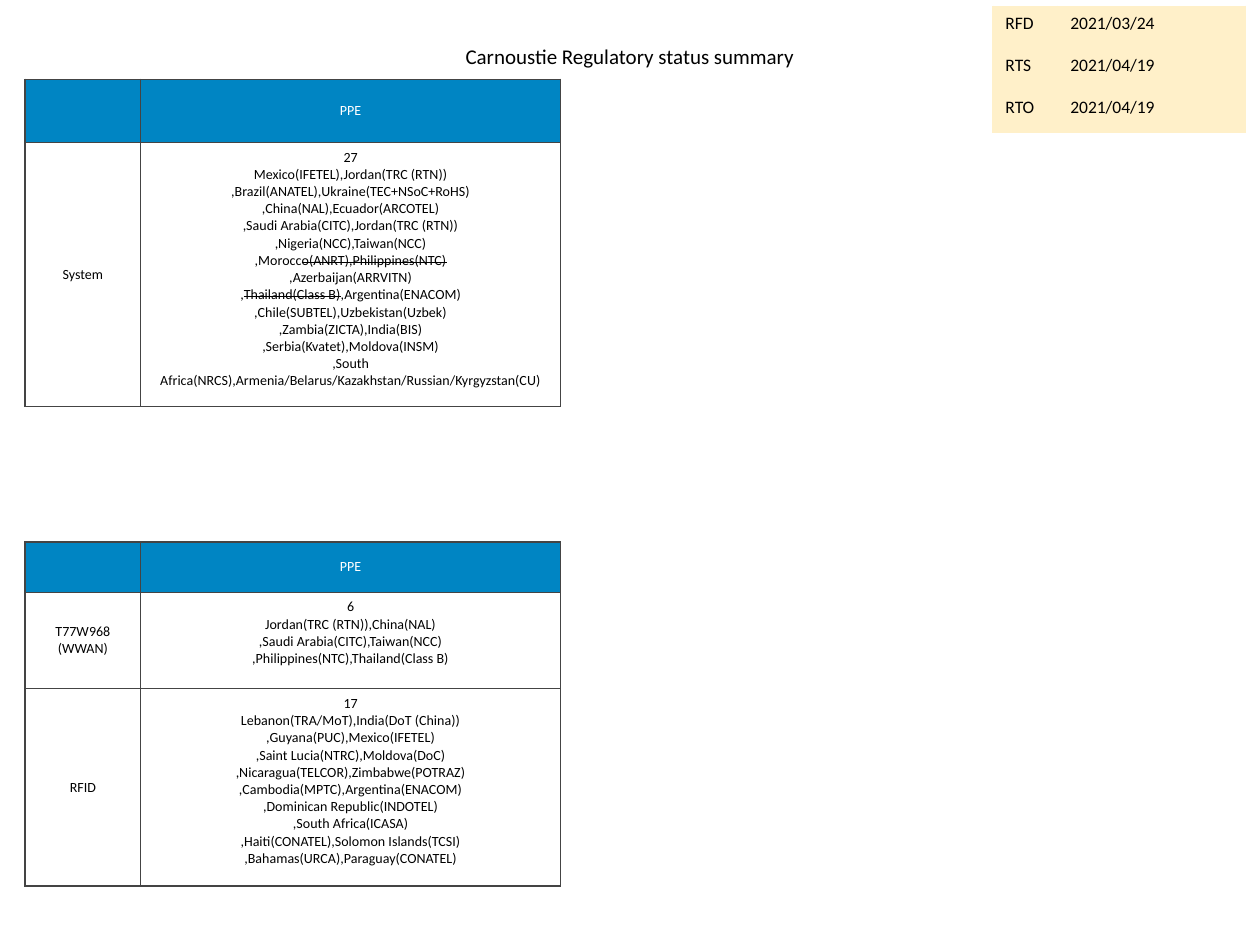
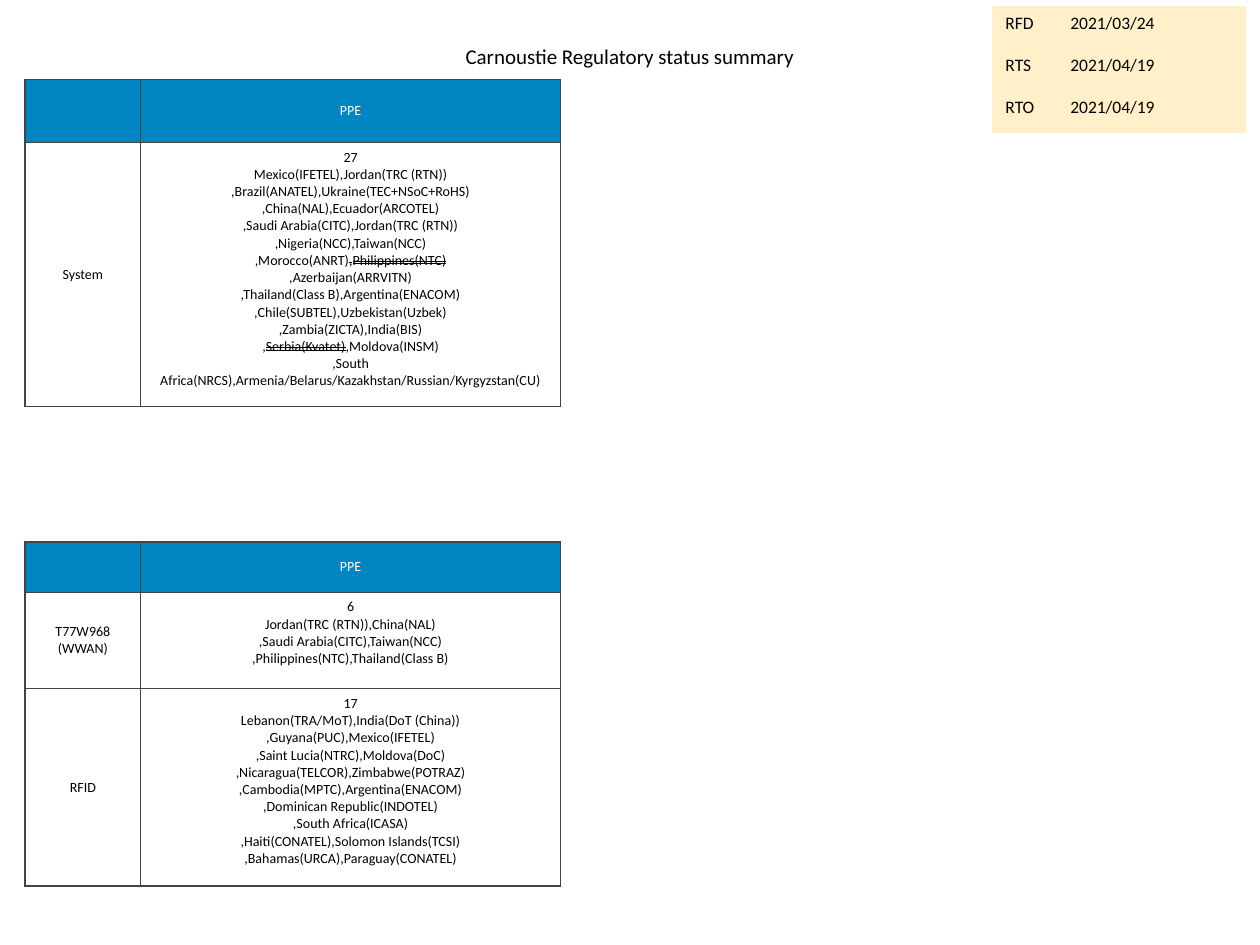
Before and after one commit to a22057916w/python_advance, a slide deck: slide 1 of pptx/result/report.pptx. Drawn at 1260x945 pixels with LibreOffice and Linux fonts; fonts in the diff are those of the drawing. Boxes give left, top, right and bottom in pixels: in the first picture for what was removed or moved away, otherwise in the second. Text is boxed around its words. In the diff, an @@ line names an element or a change of style, - is before the commit and + after.

```diff
--- a/pptx/result/report.pptx
+++ b/pptx/result/report.pptx
@@ table at (x1=25, y1=79, x2=561, y2=392) @@
@@ strikethrough off in ",Morocco(ANRT),Philippines(NTC)", ",Thailand(Class B),Argentina(ENACOM)" @@
@@ strikethrough on in ",Serbia(Kvatet),Moldova(INSM)" @@
```
Also in this commit, not shown: 11 other files.
